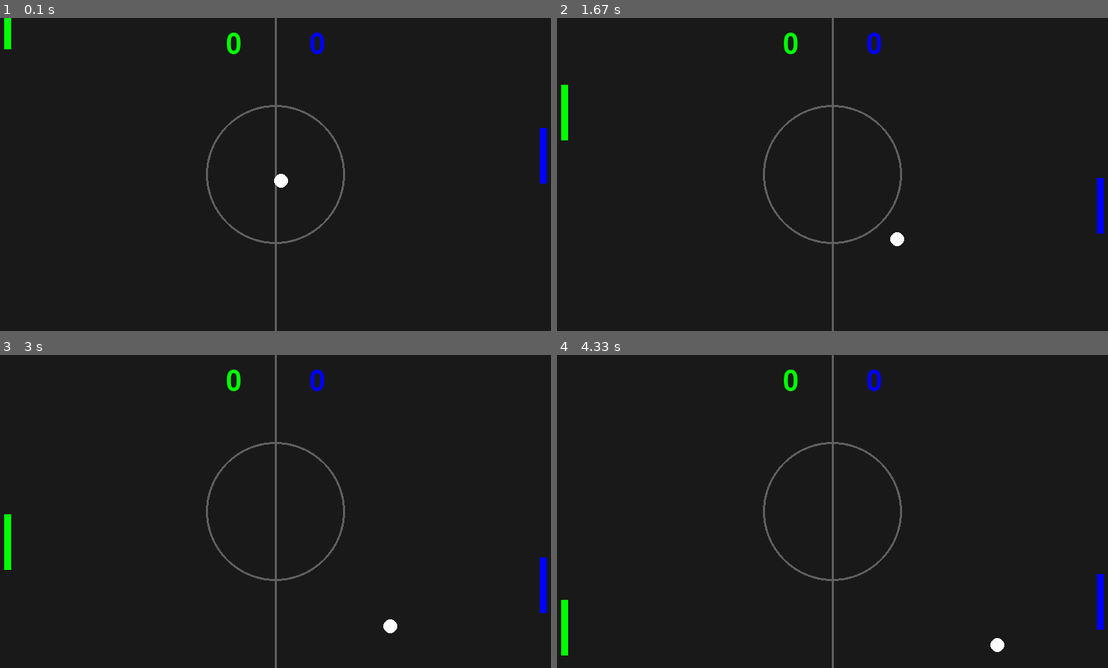
Above: before the commit, frames 1-4 (two rows, left to right).
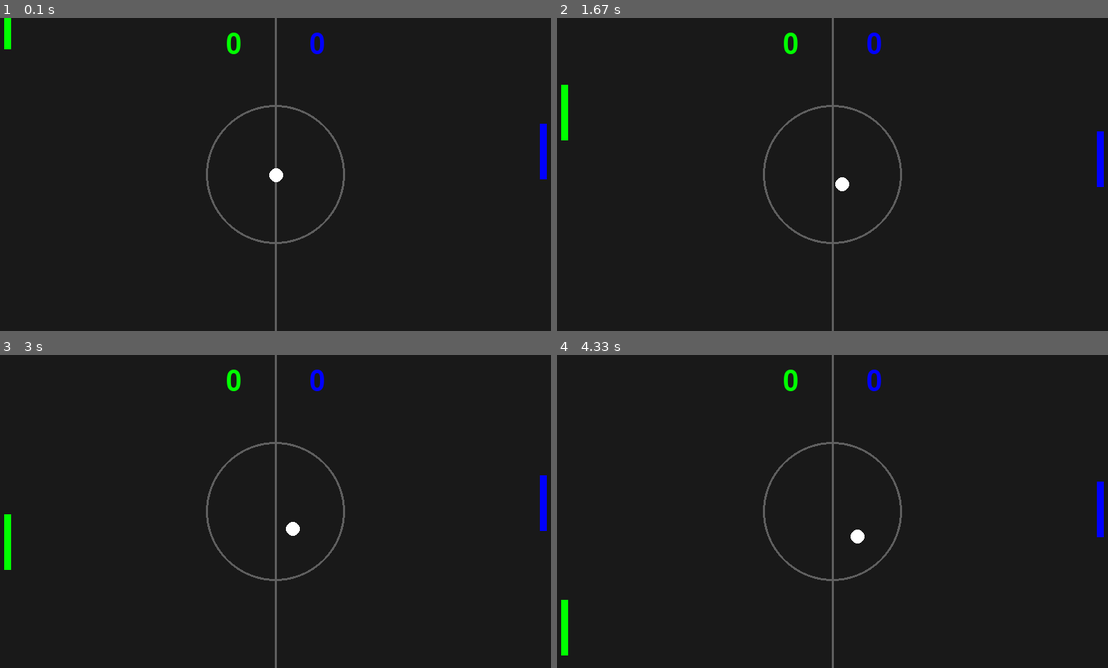
Above: after the commit, the same moments.

Repository: Eminkrkt/PyGame
Game: pygame game, started from Pin-Pong!/pin-pong.py
The game is run twice, just before and just after one commit, with the same random seed, the same clock (stepped at 60 frames per second) and the same inputs.
Inputs (mouse positions are in pixels of both pictures, inside the frame that each line leads up to):
- Up to frame 1 (0.1 s): no input
- Up to frame 2 (1.67 s): click (832, 174) at 0.38 s; click (887, 243) at 0.72 s; click (1036, 284) at 1.05 s; click (700, 111) at 1.38 s
- Up to frame 3 (3 s): click (275, 549) at 1.72 s; click (198, 445) at 2.05 s; click (468, 592) at 2.38 s; click (93, 542) at 2.72 s
- Up to frame 4 (4.33 s): click (672, 452) at 3.05 s; click (700, 567) at 3.38 s; click (1030, 583) at 3.72 s; click (661, 627) at 4.05 s

The runs differ from the first frame. In frame 1, 0.1% of the frame differs, in the area x 48-100%, y 33-55%; in frame 2, 0.5%; in frame 3, 0.6%, in the area x 51-100%, y 38-89%; in frame 4, 0.6%.

Commit message:
Update pin-pong.py

Diff:
--- a/Pin-Pong!/pin-pong.py
+++ b/Pin-Pong!/pin-pong.py
@@ -45,8 +45,7 @@
 BALL_DIRECTION_X = 1
 BALL_DIRECTION_Y = 1
 
-#BALL_SPEED = 0.14
-BALL_SPEED = 0.9
+BALL_SPEED = 0.14
 
 COMP_RACKET_Y = 1
 while GAME_STATE:
